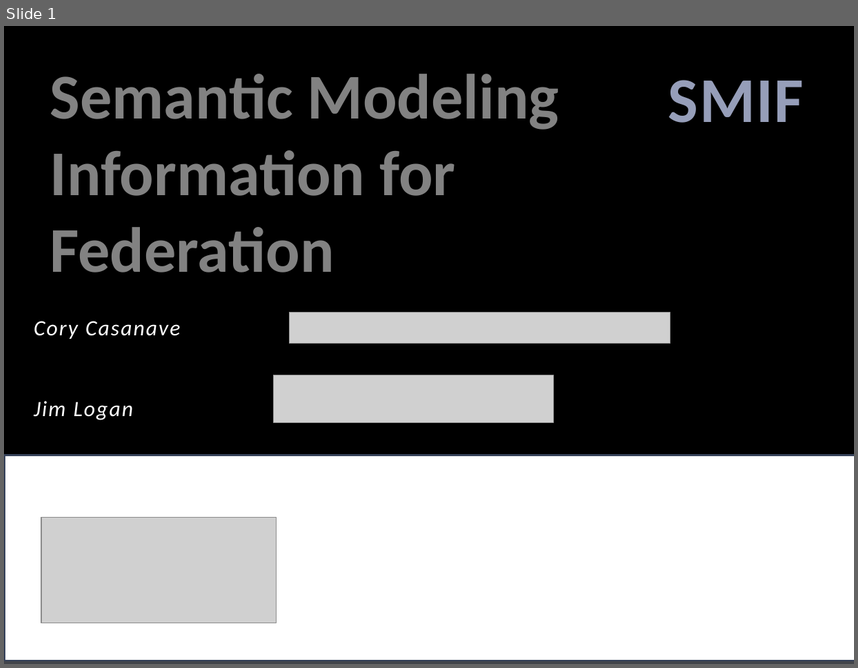
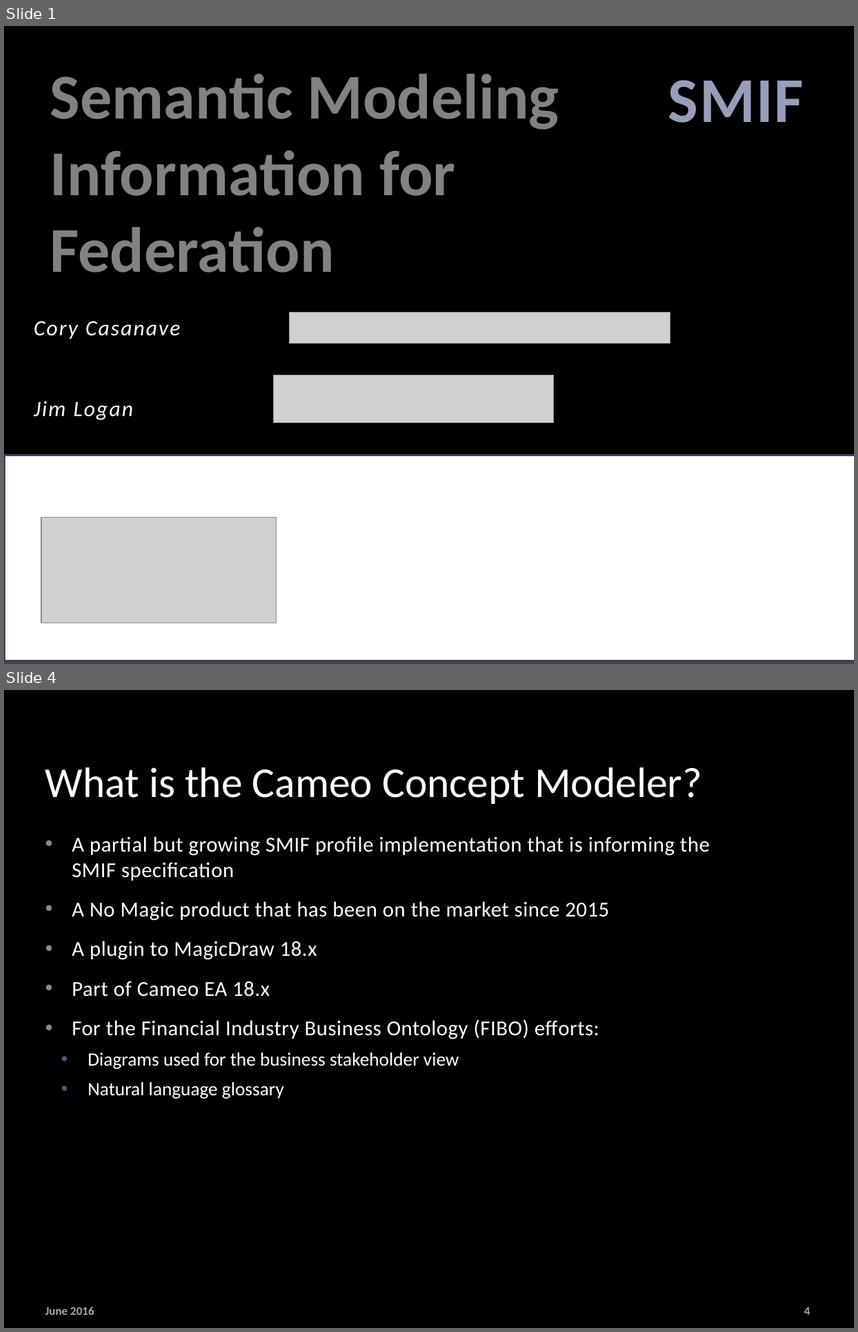
Before and after one commit to ModelDriven/SIMF, a slide deck: Presentations/SIMF_OMG_201709.pptx. Shown one above the other, each under a label of ours: slide 1 before the commit, slides 1 and 4 after it; the slides between them are not shown. The pictures are 858x668 and 858x1332 pixels, drawn with LibreOffice and Linux fonts; fonts in the diff are those of the drawing; grey boxes stand for pictures; background and template pictures are left out. Boxes give left, top, right and bottom in pixels: in the first picture for what was removed or moved away, otherwise in the second. Text is boxed around its words. In the diff, an @@ line names an element or a change of style, - is before the commit and + after.

```diff
--- a/Presentations/SIMF_OMG_201709.pptx
+++ b/Presentations/SIMF_OMG_201709.pptx
@@ slide 4 added at (4,690,854,1328), background picture (left out) @@
@@ rectangle added at (4,690,854,1328), fill #000000 at 50% opacity @@
@@ title added at (45,767,702,804), 36 pt, text #FFFFFF @@
+What is the Cameo Concept Modeler?
@@ text added at (72,836,710,1098), 18 pt, text #FFFFFF @@
+• A partial but growing SMIF profile implementation that is informing the SMIF specification
+• A No Magic product that has been on the market since 2015
+• A plugin to MagicDraw 18.x
+• Part of Cameo EA 18.x
+• For the Financial Industry Business Ontology (FIBO) efforts:
+  • Diagrams used for the business stakeholder view
+  • Natural language glossary
@@ text added at (45,1306,94,1314), 10 pt, text #FFFFFF at 65% opacity, bold @@
+June 2016
@@ page number added at (804,1307,811,1314), 10 pt, text #FFFFFF at 65% opacity, bold @@
+4
```
Also in this commit, not shown: 2 slides changed, 3 other slides added, 1 other file.
